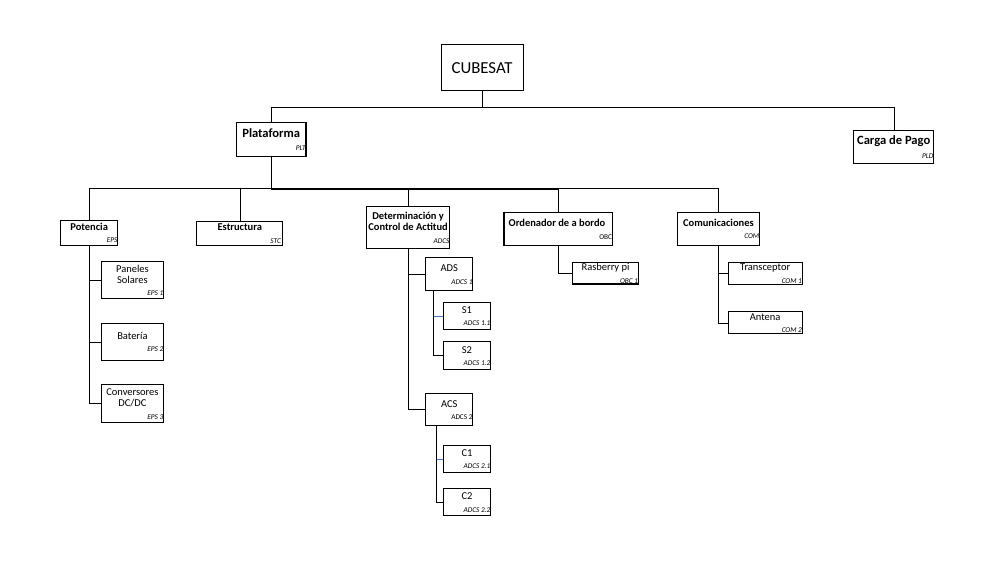
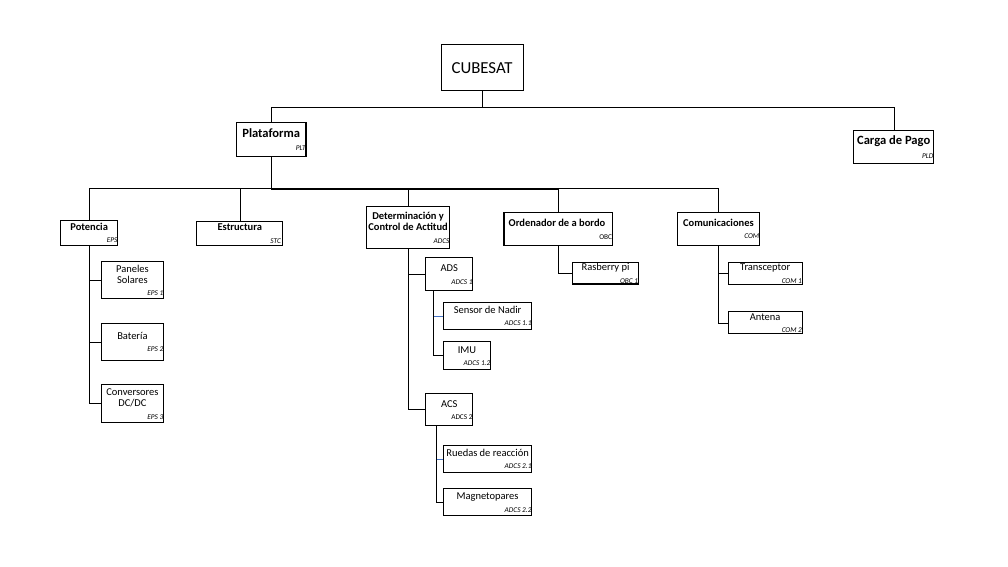
Before and after one commit to diegoomataix/Educational-CubeSat-Design, a slide deck: slide 1 of WBS.pptx. Drawn at 1008x567 pixels with LibreOffice and Linux fonts; fonts in the diff are those of the drawing. Boxes give left, top, right and bottom in pixels: in the first picture for what was removed or moved away, otherwise in the second. Text is boxed around its words. In the diff, an @@ line names an element or a change of style, - is before the commit and + after.

```diff
--- a/WBS.pptx
+++ b/WBS.pptx
@@ rectangle resized from (x1=443, y1=302, x2=490, y2=330) to (x1=443, y1=302, x2=532, y2=330) @@
@@ rectangle "Sensor de Nadir" resized from (x1=443, y1=302, x2=490, y2=330) to (x1=443, y1=302, x2=532, y2=330) @@
@@ text in rectangle at (x1=454, y1=306, x2=521, y2=313): text changed @@
-S1
+Sensor de Nadir
@@ text in rectangle at (x1=458, y1=346, x2=476, y2=353): text changed @@
-S2
+IMU
@@ rectangle resized from (x1=443, y1=445, x2=490, y2=472) to (x1=443, y1=445, x2=532, y2=472) @@
@@ rectangle "Ruedas de reacción" resized from (x1=443, y1=445, x2=490, y2=472) to (x1=443, y1=445, x2=532, y2=472) @@
@@ text in rectangle at (x1=446, y1=448, x2=529, y2=456): text changed @@
-C1
+Ruedas de reacción
@@ rectangle "Magnetopares" resized from (x1=443, y1=489, x2=490, y2=516) to (x1=443, y1=489, x2=532, y2=516) @@
@@ rectangle resized from (x1=443, y1=489, x2=490, y2=516) to (x1=443, y1=489, x2=532, y2=516) @@
@@ text in rectangle at (x1=457, y1=492, x2=519, y2=501): text changed @@
-C2
+Magnetopares
```
Also in this commit, not shown: 1 other file.
